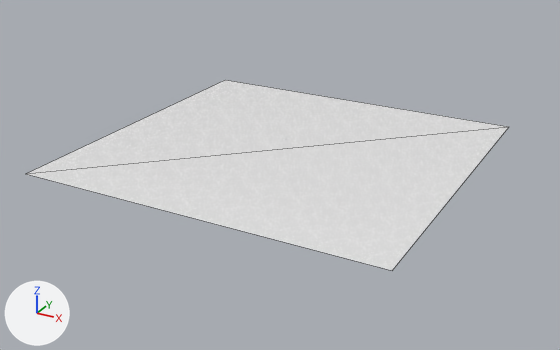
One commit to the glTF model src/assets/scene/common.glb: the scene before it, then after it.
Camera for both pictures: a 50 mm camera at (401.0, -741.0, 324.0) aimed at (2.0, -16.0, -39.0). Every picture has the same lights, and +X, +Y and +Z are marked at lower left. Mesh edges are drawn as thin lines on the coarser meshes. Where no turn or scale is listed for an object, it has been applied to the vertices. Vertices at the same position are counted once.

Names of what the first picture shows: 'CommonGround'.
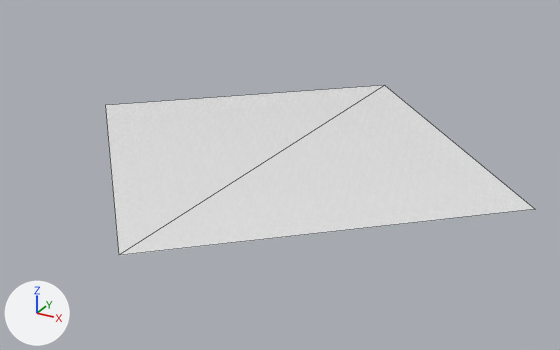
Where the newer file only moved an object's origin or applied its transform, the numbers keep the older frame.

Patch to the scene script:
```diff
--- a/src/assets/scene/common.glb.py
+++ b/src/assets/scene/common.glb.py
@@ me_plane_001 @@
 me_plane_001.from_pydata(...)  # 4 vertices, 2 faces; spans x -211.0..211.0, y -200.0..201.0, z 0.0
 # used by ob_commonground; location = (0.0, 0.0, -12.0)
-me_plane_001.vertices[0].co = (-211.0, -200.0, 0.0)  # pixel (25, 173)
-me_plane_001.vertices[1].co = (211.0, -200.0, 0.0)  # pixel (392, 270)
-me_plane_001.vertices[2].co = (-211.0, 201.0, 0.0)  # pixel (225, 79)
-me_plane_001.vertices[3].co = (211.0, 201.0, 0.0)  # pixel (509, 126)
+# me_plane_001 part 1
+me_plane_001.vertices[0].co = (8.0, 291.0, 0.0)  # pixel (384, 85)
+me_plane_001.vertices[1].co = (290.0, -22.0, 0.0)  # pixel (535, 209)
+me_plane_001.vertices[2].co = (-289.0, 23.0, 0.0)  # pixel (105, 105)
+me_plane_001.vertices[3].co = (-7.0, -290.0, 0.0)  # pixel (118, 255)
 me_plane_001.materials.append(mat_ground)
```

Changed parts and their boxes [x1, y1, x2, y2] in the pictures (560 x 350 px):
'CommonGround', reshaped (11% narrower, 10% shorter): before [26, 80, 509, 270]; after [105, 85, 534, 255]
